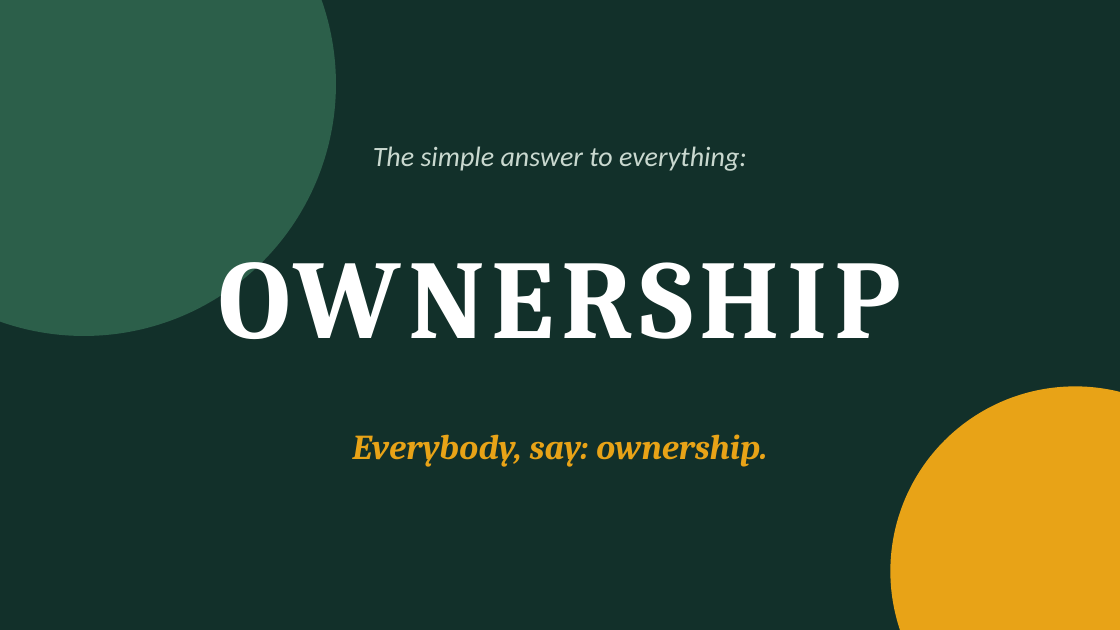
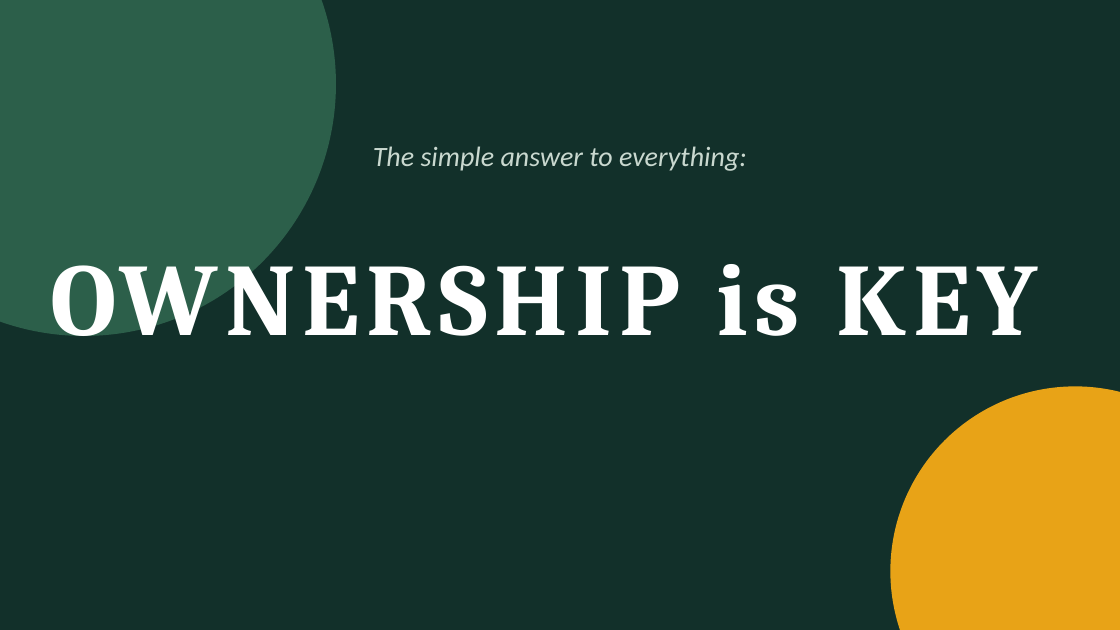
Before and after one commit to RAINigeria/study, a slide deck: slide 12 of iesa.pptx. Drawn at 1120x630 pixels with LibreOffice and Linux fonts; fonts in the diff are those of the drawing. Boxes give left, top, right and bottom in pixels: in the first picture for what was removed or moved away, otherwise in the second. Text is boxed around its words. In the diff, an @@ line names an element or a change of style, - is before the commit and + after.

```diff
--- a/iesa.pptx
+++ b/iesa.pptx
@@ text at <box>50,240,1038,336</box>: text changed; size 96 to 88 pt @@
-OWNERSHIP
+OWNERSHIP is KEY
@@ text removed at <box>352,434,767,466</box> @@
-Everybody, say: ownership.
```
Also in this commit, not shown: 15 other slides changed, 2 slides added, 1 other file.
